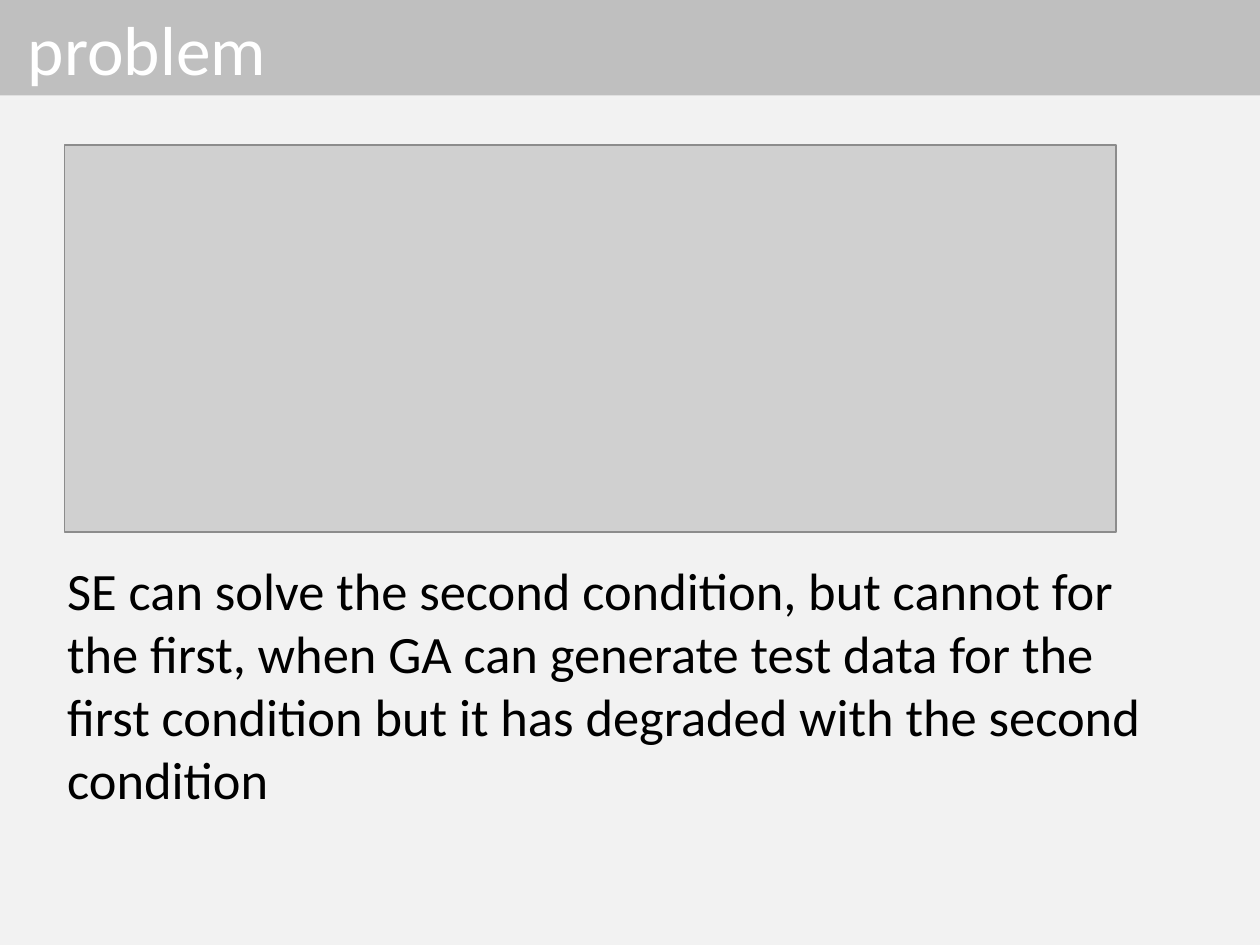
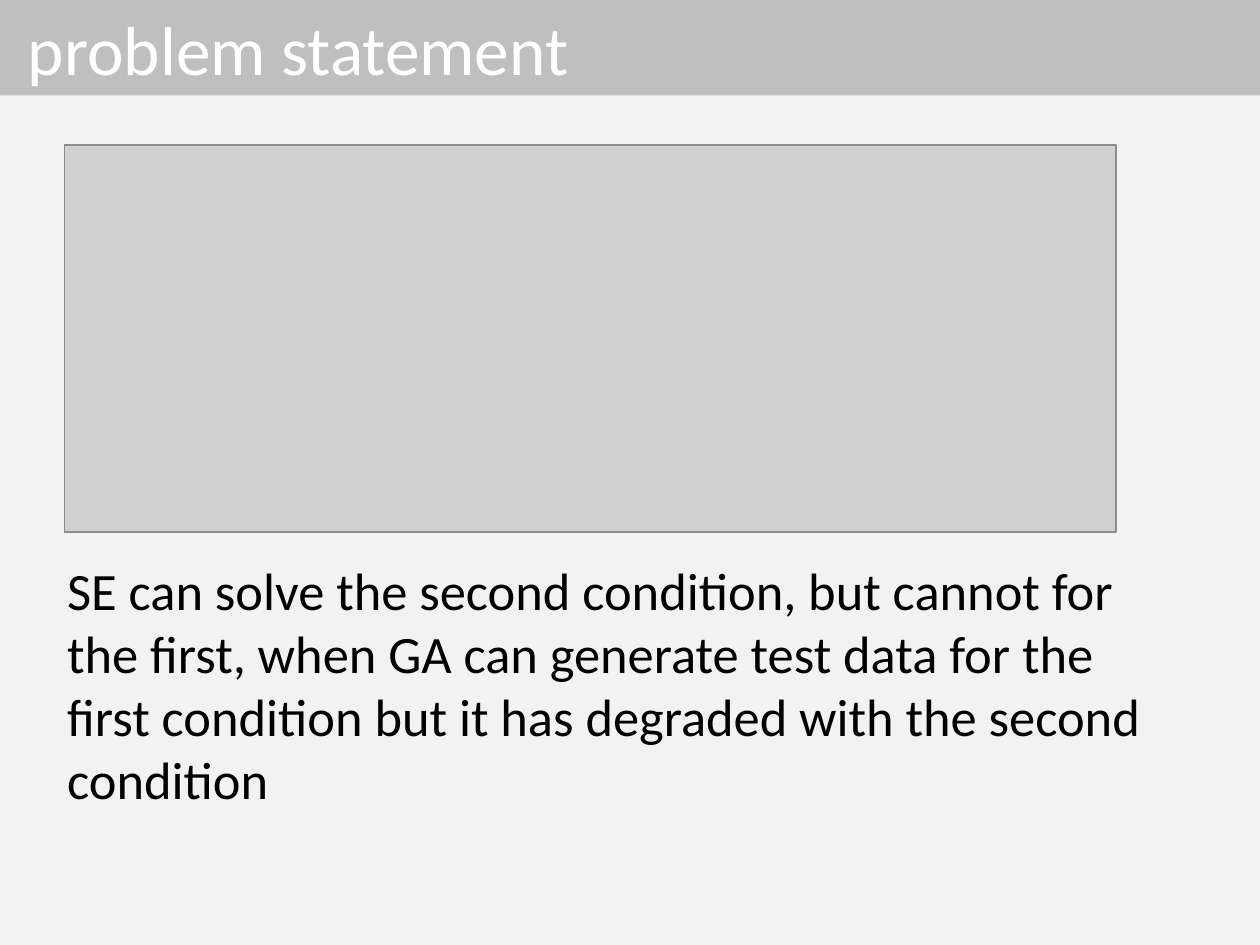
Before and after one commit to dinhngocthi/GAsource, a slide deck: slide 5 of CFT4CUnitSrc/src/report/ACOMP2016_Presentation.pptx. Drawn at 1260x945 pixels with LibreOffice and Linux fonts; fonts in the diff are those of the drawing; grey boxes stand for pictures. Boxes give left, top, right and bottom in pixels: in the first picture for what was removed or moved away, otherwise in the second. Text is boxed around its words. In the diff, an @@ line names an element or a change of style, - is before the commit and + after.

```diff
--- a/CFT4CUnitSrc/src/report/ACOMP2016_Presentation.pptx
+++ b/CFT4CUnitSrc/src/report/ACOMP2016_Presentation.pptx
@@ title at box(28, 27, 568, 86): text changed @@
-problem
+problem statement
```
